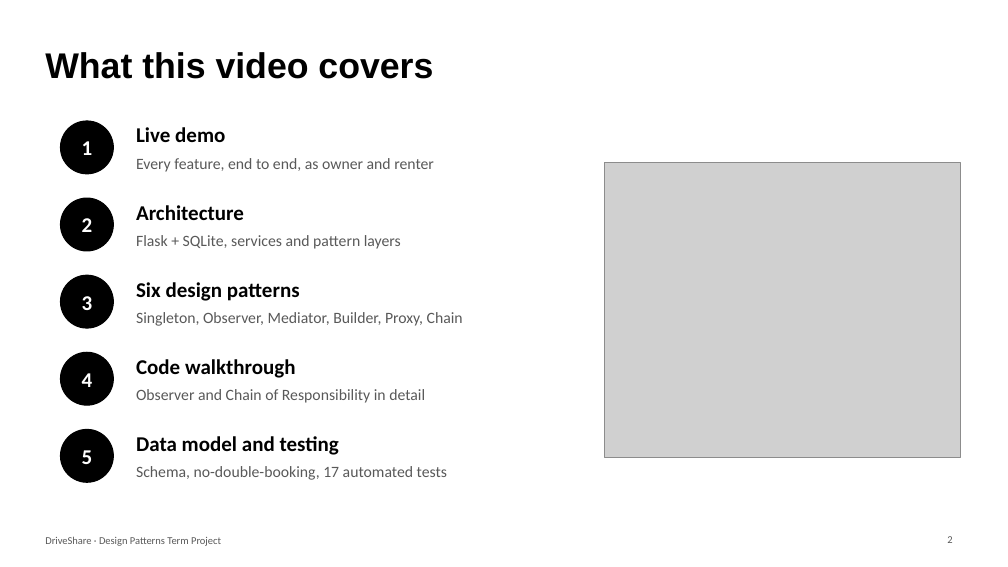
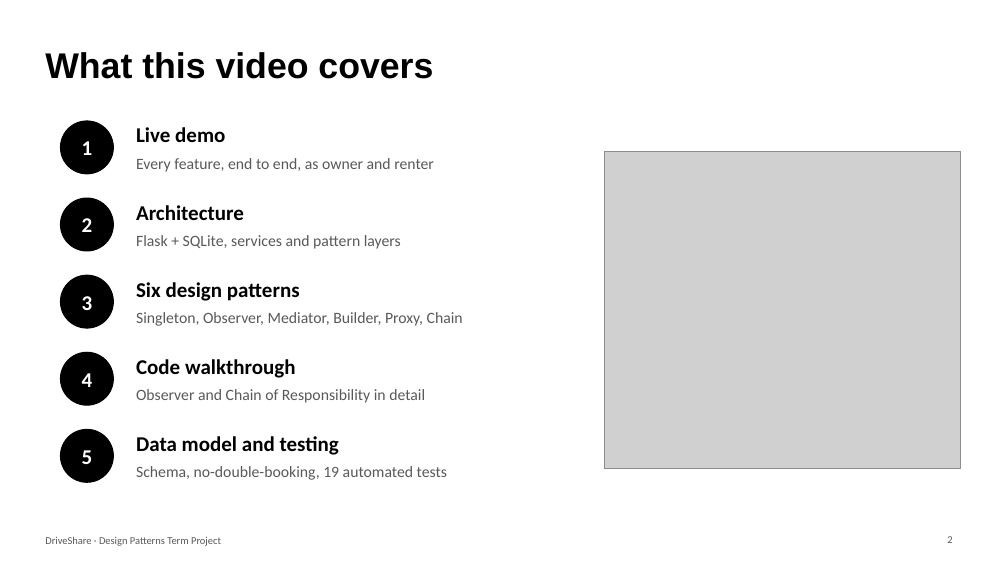
Before and after one commit to dheyaa-create/Term-Project-Cis-476-001, a slide deck: slide 2 of docs/DriveShare_Presentation.pptx. Drawn at 1008x567 pixels with LibreOffice and Linux fonts; fonts in the diff are those of the drawing; grey boxes stand for pictures. Boxes give left, top, right and bottom in pixels: in the first picture for what was removed or moved away, otherwise in the second. Text is boxed around its words. In the diff, an @@ line names an element or a change of style, - is before the commit and + after.

Commit message:
Fill in author and repo details, update screenshots, slides and test counts

```diff
--- a/docs/DriveShare_Presentation.pptx
+++ b/docs/DriveShare_Presentation.pptx
@@ picture: place and size @@
-picture at [605,163,960,457]
+picture at [605,151,960,469]
@@ text at [136,466,447,480]: text changed @@
-Schema, no-double-booking, 17 automated tests
+Schema, no-double-booking, 19 automated tests
```
Also in this commit, not shown: 4 other slides changed, 26 other files.
